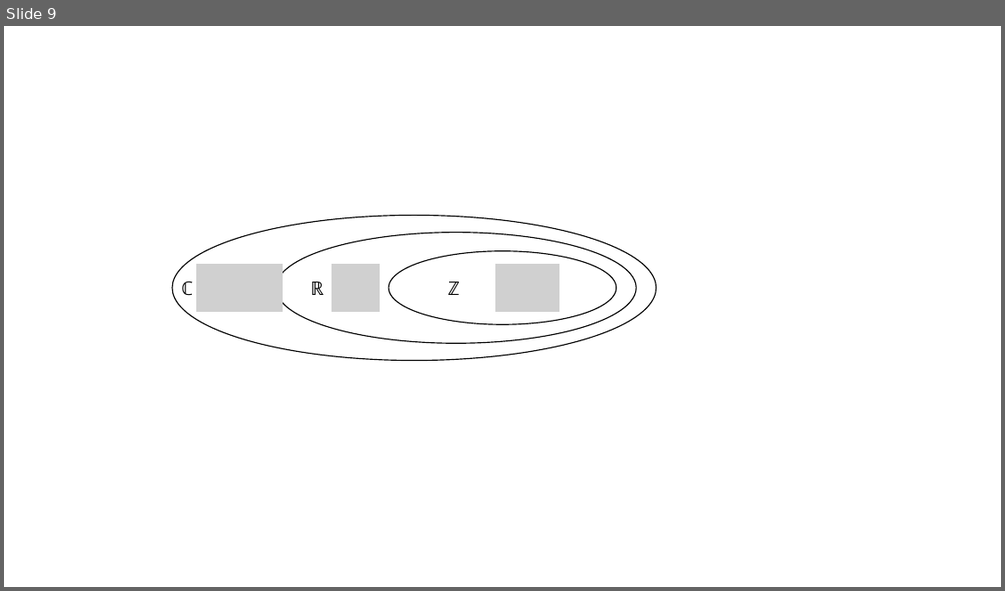
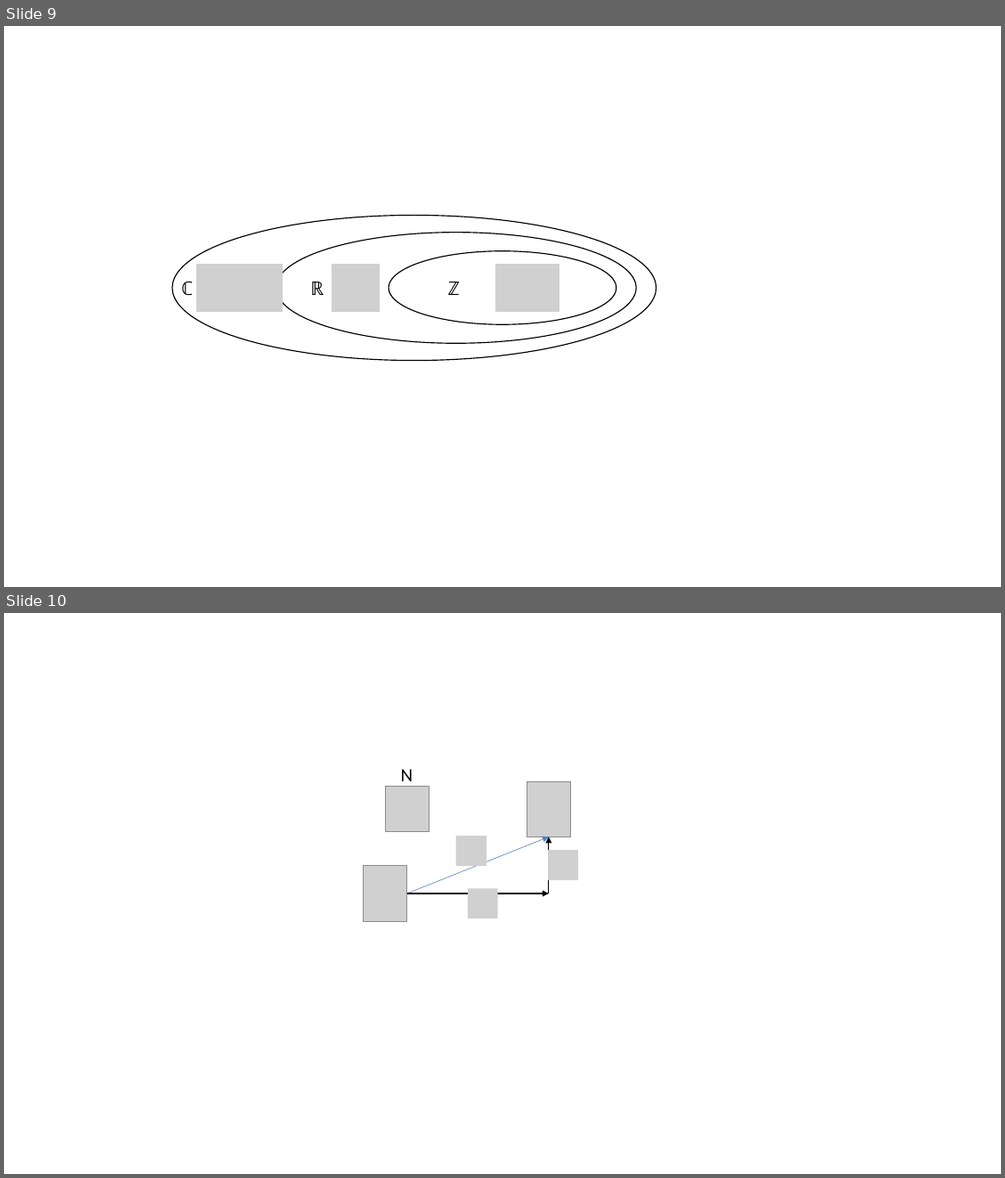
Before and after one commit to kineticstoolkit/kineticstoolkit_doc, a slide deck: src/images.pptx. Shown one above the other, each under a label of ours: slide 9 before the commit, slides 9 and 10 after it. The pictures are 1005x591 and 1005x1178 pixels, drawn with LibreOffice and Linux fonts; fonts in the diff are those of the drawing; grey boxes stand for pictures. Boxes give left, top, right and bottom in pixels: in the first picture for what was removed or moved away, otherwise in the second. Text is boxed around its words. In the diff, an @@ line names an element or a change of style, - is before the commit and + after.

```diff
--- a/src/images.pptx
+++ b/src/images.pptx
@@ slide 10 added at [4, 613, 1001, 1174], background #FFFFFF @@
@@ text added at [401, 769, 413, 787], 18 pt, text #000000 @@
+N
@@ picture added at [386, 786, 429, 831] @@
@@ picture added at [526, 781, 571, 836] @@
@@ arrow added from (407, 893) to (549, 836), #4F81BD 0.5 pt @@
@@ picture added at [455, 835, 486, 866] @@
@@ arrow added from (549, 893) to (549, 836), #000000 1 pt @@
@@ picture added at [549, 850, 578, 880] @@
@@ picture added at [363, 866, 407, 921] @@
@@ arrow added from (407, 893) to (549, 893), #000000 1 pt @@
@@ picture added at [468, 888, 498, 918] @@
```
Also in this commit, not shown: 1 slide removed, 14 other files.
